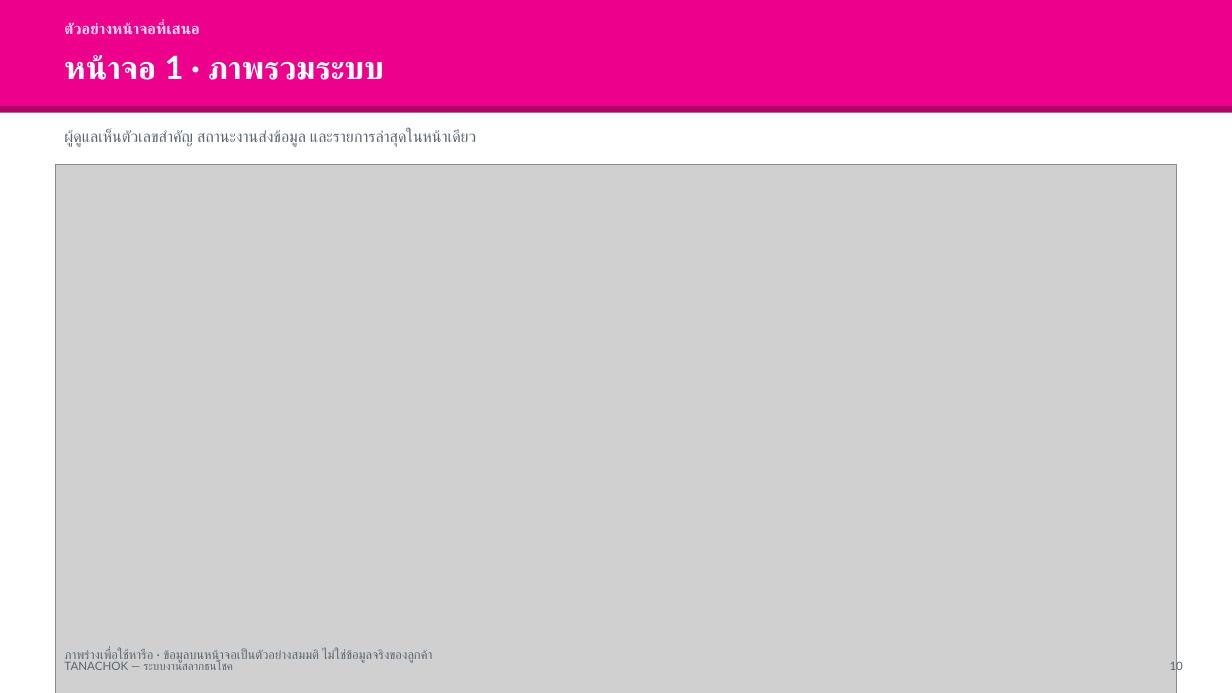
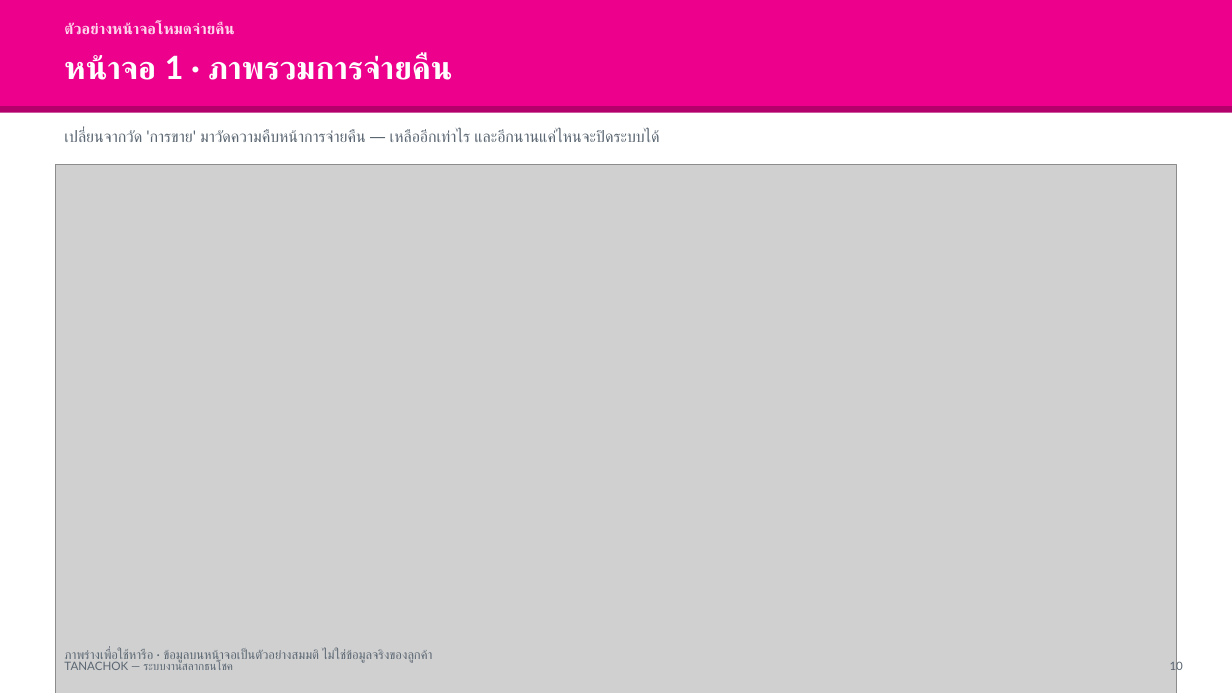
Before and after one commit to supachaitw/line-bot-images, a slide deck: slide 10 of docs/tanachok-production-slides.pptx. Drawn at 1232x693 pixels with LibreOffice and Linux fonts; fonts in the diff are those of the drawing; grey boxes stand for pictures. Boxes give left, top, right and bottom in pixels: in the first picture for what was removed or moved away, otherwise in the second. Text is boxed around its words. In the diff, an @@ line names an element or a change of style, - is before the commit and + after.

```diff
--- a/docs/tanachok-production-slides.pptx
+++ b/docs/tanachok-production-slides.pptx
@@ text at (64, 22, 235, 35): text changed @@
-ตัวอย่างหน้าจอที่เสนอ
+ตัวอย่างหน้าจอโหมดจ่ายคืน
@@ text at (64, 53, 453, 80): text changed @@
-หน้าจอ 1 · ภาพรวมระบบ
+หน้าจอ 1 · ภาพรวมการจ่ายคืน
@@ text at (64, 129, 660, 142): text changed @@
-ผู้ดูแลเห็นตัวเลขสำคัญ สถานะงานส่งข้อมูล และรายการล่าสุดในหน้าเดียว
+เปลี่ยนจากวัด 'การขาย' มาวัดความคืบหน้าการจ่ายคืน — เหลืออีกเท่าไร และอีกนานแค่ไหนจะปิดระบบได้
```
Also in this commit, not shown: 6 other slides changed, 7 slides added, 7 slides removed, 9 other files.
